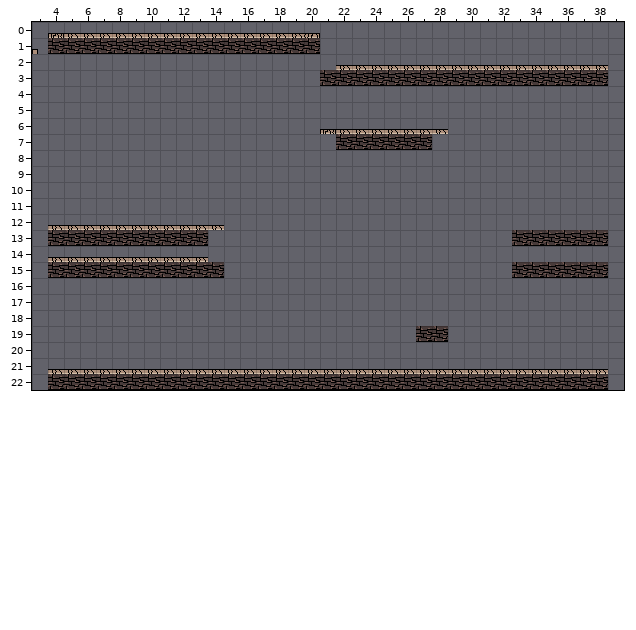
An edit to a level. Tiled map, assets/dungeon1.tmx. This is how it looked before the edit.
Cells are 16x16 px. Shown: x 3..39, y 0..22. The commit also replaced the tileset; all pictures use the new one.
Now the later version:
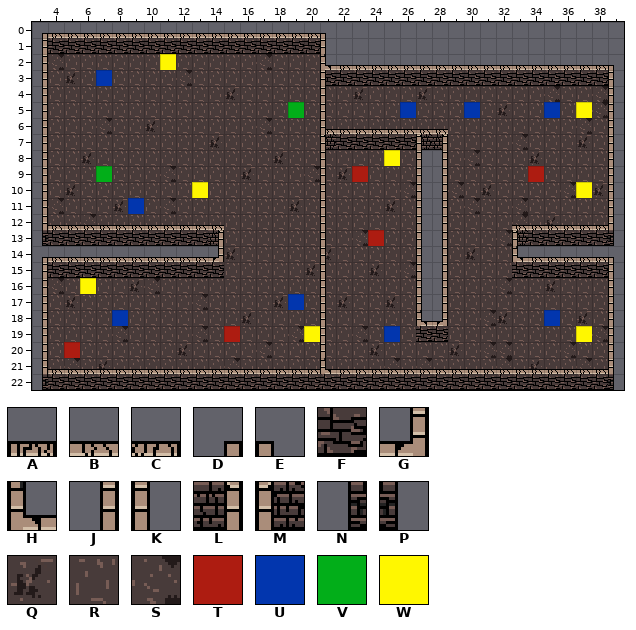
Key: from "tileset": A 1, B 2, C 3, D 6, E 7, F 34, G 36, H 37, J 38, K 39, L 68, M 69, N 70, P 71, Q 97, R 98, S 99, T 133, U 134, V 135, W 136.
_ is an empty cell.
Objects are placed by their top-left corner, in cells (3,4 is the top-left corner of cell 3,4); size is 1x1 cell unless given.
What changed:
Layer "Ground":
y 1: x 3 E -> _
y 2: x 4..20 _________________ -> SRRRRRRRRRRRRSRRR
y 3: x 4..20 _________________ -> RQRRRRRRSRRRRRRRR
y 4: x 4..38 ___________________________________ -> RRRRRRRRRRRQRRRRRRRQRRRQRRRRRRRSRRS
y 5: x 4..38 ___________________________________ -> RRRRRRRRRRRRRRRRRRRRRRRRRRRRQRRRRRS
y 6: x 4..38 ___________________________________ -> RRRSRRQRRRRRRSRRRRRRRRRRRRRRRRRRRSR
y 7: x 4..20 _________________ -> RRRRRRRRRRQRRRRRR; x 27 F -> _; x 29..38 __________ -> RRRRSRRRQR
y 8: x 4..26 _______________________ -> RRQRRRRRRRRRRRQRRRRRRRR; x 29..38 __________ -> RSRRRQRRRR
y 9: x 4..26 _______________________ -> RRRRRRRSRRRRQRRRSRQRRRR; x 29..38 __________ -> RRRRRRRRRR
y 10: x 4..26 _______________________ -> RQRRRRRRRRRRRRRRRRRRRRS; x 29..38 __________ -> SRQRRRRSRQ
y 11: x 4..26 _______________________ -> SRRRQRRSRRRRRRRQRRRRRQR; x 29..38 __________ -> RSRRSRRRRR
y 12: x 4..26 _______________________ -> RRSRRRRRRRRRRRRRRRRRRRR; x 29..38 __________ -> RRRRSRQRRR
y 13: x 15..26 ____________ -> RRRRRRRRSRRR; x 29..33 ____F -> RRRS_
y 14: x 15..26 ____________ -> QRRRRRQRRRRR; x 29..32 ____ -> RQRR
y 15: x 15..26 ____________ -> RRRRRQRRRQRS; x 29..32 ____ -> RRRR
y 16: x 4..26 _______________________ -> SRRRRQSRRRRRRRRRRRRRRRR; x 29..38 __________ -> RRRSRRQRRR
y 17: x 4..26 _______________________ -> RQRRRRRRRSRRRRQRRRQRRQR; x 29..38 __________ -> RRRRRRRRRR
y 18: x 4..26 _______________________ -> RRRRRRRRRRRRQRRRRRRRRRR; x 29..38 __________ -> RRSQRRRRQR
y 19: x 4..26 _______________________ -> RRRRSRRRRSRRRRRSRRRSRRR; x 29..38 __________ -> RRRRRRRRRS
y 20: x 4..38 ___________________________________ -> RQRRRRRRQRRRRSRRRRRRQRRRRQRSSRRRSRR
y 21: x 4..38 ___________________________________ -> RSRQRRRRRRRSRRRRRRRRRSRSRRRRSRQRRSR
Layer "Walls":
y 0: x 3..4 _A -> DB; x 20..21 C_ -> BE
y 1: x 3 _ -> J; x 21 _ -> K
y 2: x 3 _ -> J; x 21 _ -> H; x 39 _ -> E
y 3..6: x 3 _ -> J; x 39 _ -> K
y 7: x 3 _ -> J; x 21 _ -> M; x 27..28 __ -> ML; x 39 _ -> K
y 8..12: x 3 _ -> J; x 21 _ -> K; x 27..28 __ -> KJ; x 39 _ -> K
y 13: x 3 _ -> N; x 14 _ -> L; x 21 _ -> K; x 27..28 __ -> KJ; x 33 _ -> M; x 39 _ -> P
y 14: x 3 _ -> D; x 14 _ -> G; x 21 _ -> K; x 27..28 __ -> KJ; x 33..39 _______ -> HBBBBBE
y 15..17: x 3 _ -> J; x 21 _ -> K; x 27..28 __ -> KJ; x 39 _ -> K
y 18: x 3 _ -> J; x 21 _ -> K; x 27..28 __ -> HG; x 39 _ -> K
y 19..20: x 3 _ -> J; x 21 _ -> K; x 39 _ -> K
y 21: x 3 _ -> J; x 21 _ -> H; x 39 _ -> K
y 22: x 3 _ -> N; x 39 _ -> P
Layer "wallsNoCollideDown":
y 6: x 21 A -> B
y 12: x 33..38 ______ -> BBBBBB
y 21: x 21 B -> _
Layer "coin":
added: W at 37,5
added: W at 13,10
added: W at 37,10
added: W at 37,19
Layer "itemBomb":
added: U at 7,3
added: U at 30,5
added: U at 9,11
added: U at 19,17
Layer "itemSpeed":
added: V at 19,5
Layer "destroyableWalls":
added: K at 21,3
added: K at 21,4
added: K at 21,5
added: K at 21,6
Layer "itemInvisibility":
added: V at 7,9
Layer "enemyFollower":
added: T at 34,9
added: T at 24,13
added: T at 15,19
Layer "itemHeart":
added: T at 23,9
added: T at 5,20
Layer "enemyBomb":
added: U at 26,5
added: U at 35,5
added: U at 35,18
added: U at 8,18
added: U at 25,19
Layer "escaliersGoUp":
added: W at 20,19
Layer "chest":
added: W at 11,2
added: W at 25,8
added: W at 6,16
